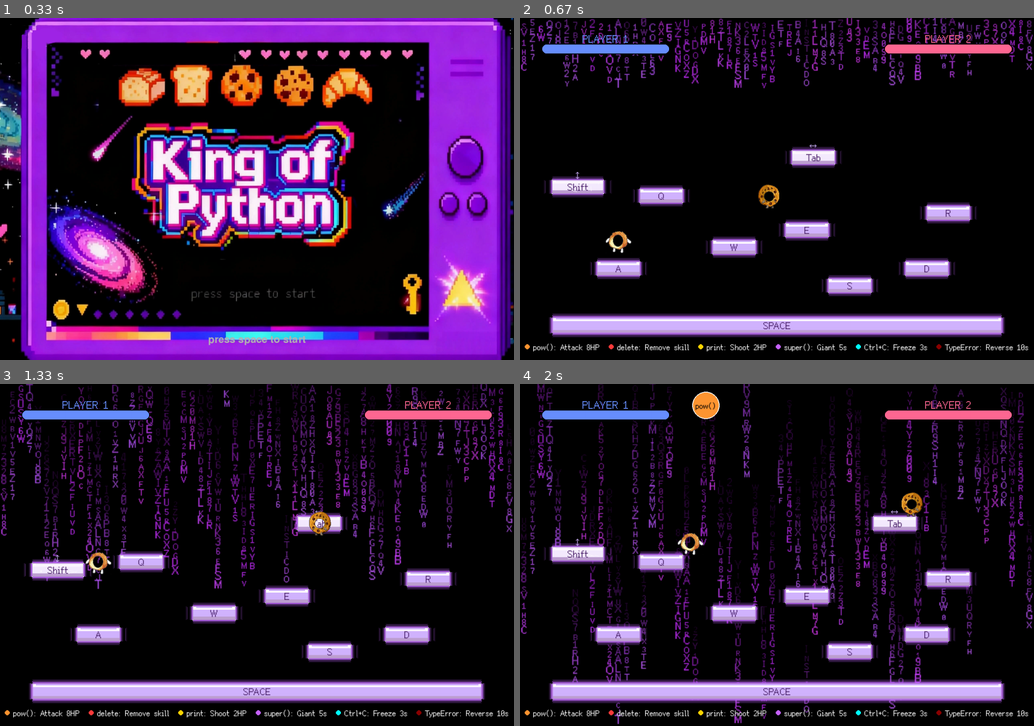
Above: before the commit, frames 1-4 (two rows, left to right).
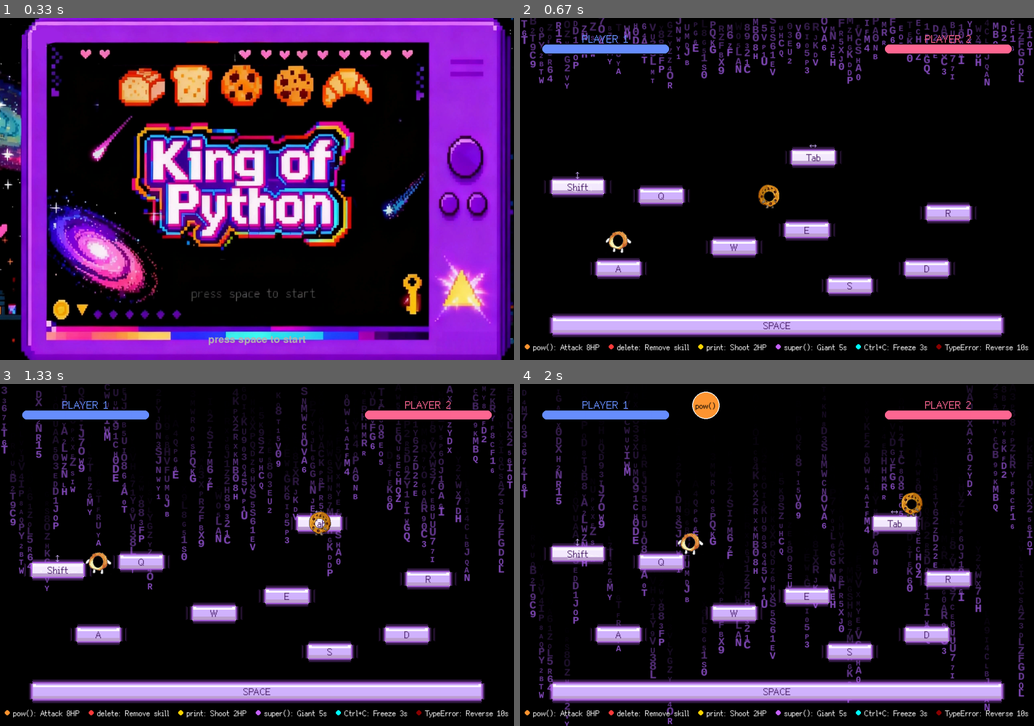
Above: after the commit, the same moments.

Repository: xueyu-coco/King-of-Python
Game: pygame game, started from main.py
Two runs of this game, one before a commit and one after it. Both use one fixed random seed, a clock stepped at 60 frames per second and the inputs below.
Inputs:
- Up to frame 1 (0.33 s): no input
- Up to frame 2 (0.67 s): tap S at 0.33 s
- Up to frame 3 (1.33 s): hold Right 0.67-1.13 s; hold Up from 1.17 s (still down); hold W from 1.17 s (still down)
- Up to frame 4 (2 s): release Up at 1.47 s; release W at 1.47 s; hold Right 1.5-1.97 s; hold D 1.5-1.97 s

Frame 1 is identical in both runs. In frame 2, 6.0% of the frame differs, in the area x 0-100%, y 0-21%; in frame 3, 13%; in frame 4, 14%, in the area x 0-100%, y 0-100%.

Commit message:
background: make backround_2 embed-friendly; set purple streams (181,104,255), increase opacity, and add intermittent short streams; switch main to use backround_2

Diff:
--- a/Backround/backround_1.py
+++ b/Backround/backround_1.py
@@ -135,7 +135,13 @@
             # 绘制字符（使用 alpha 调低亮度）
             if 0 <= char['y'] <= ch:
                 # render base text surface
-                text_surf = font.render(char['value'], True, color).convert_alpha()
+                # For pixel fonts, disable antialiasing to keep a crisp/blocky look;
+                # for non-pixel fonts prefer antialiasing for smoother glyphs.
+                try:
+                    antialias = False if module_is_pixel_font else True
+                except Exception:
+                    antialias = True
+                text_surf = font.render(char['value'], antialias, color).convert_alpha()
                 # apply alpha and scale
                 scale = char.get('scale', 1.0)
                 sw = max(1, int(text_surf.get_width() * scale))
@@ -263,14 +269,43 @@
 
 def main():
     global char_streams
-
     # Standalone runner: initializes pygame and creates a display
+    global module_font, module_is_pixel_font
     pygame.init()
     screen_local = pygame.display.set_mode((cw, ch), pygame.RESIZABLE)
     pygame.display.set_caption("Matrix Digital Rain")
 
     # create font
-    font = pygame.font.SysFont('couriernew', font_size, bold=True)
+    # Prefer the project's bundled pixel font for the standalone runner as
+    # well so that standalone visuals match the embedded background when
+    # the pixel font is available. Fall back to courier if not found.
+    font = None
+    try:
+        fonts_dir = os.path.abspath(os.path.join(os.path.dirname(__file__), '..', 'fonts'))
+        candidates = glob.glob(os.path.join(fonts_dir, 'ark-pixel-12px-proportional-*.otf'))
+        chosen = None
+        if candidates:
+            for p in candidates:
+                if 'latin' in os.path.basename(p).lower():
+                    chosen = p
+                    break
+            if chosen is None:
+                chosen = candidates[0]
+            font = pygame.font.Font(chosen, font_size)
+            module_font = font
+            module_is_pixel_font = True
+    except Exception:
+        font = None
+
+    if font is None:
+        try:
+            font = pygame.font.SysFont('couriernew', font_size, bold=True)
+            module_font = font
+            module_is_pixel_font = False
+        except Exception:
+            font = pygame.font.Font(None, font_size)
+            module_font = font
+            module_is_pixel_font = False
 
     # set our surface so draw() can use it
     set_surface(screen_local)
--- a/Backround/backround_2.py
+++ b/Backround/backround_2.py
@@ -8,22 +8,19 @@
 # the screen instead.
 cw, ch = 1200, 800
 screen = None
-
-# Color definitions: green-tone palette for matrix-like rain
-# Keep several green variants so streams vary while remaining green.
+bg_surface = None
+
+# Color definitions: purple-tone palette for code-style rain
+# Use a variety of purple/pink/lavender tones so streams vary while
+# remaining in the purple family.
 PALETTE = [
-    (10, 180, 60),   # vivid green
-    (30, 160, 70),   # medium green
-    (40, 200, 90),   # bright green
-    (20, 120, 40),   # deep green
-    (100, 220, 130), # pastel green
-    (0, 200, 120),   # teal-ish green
+    (181, 104, 255),
 ]
 BLACK = (0, 0, 0)
 
 # Alpha scale for stream transparency (0.0 = fully transparent, 1.0 = original)
-# Lower this value to make the streams more transparent.
-ALPHA_SCALE = 0.6
+# Increase this value to make the streams more opaque (less transparent).
+ALPHA_SCALE = 0.85
 
 # Character array - includes digits and uppercase letters similar to the reference image
 char_arr = list("0123456789ABCDEFGHIJKLMNOPQRSTUVWXYZ")
@@ -42,6 +39,8 @@
 # Compute number of columns
 columns = cw // font_size
 font = None
+module_font = None
+module_is_pixel_font = False
 
 class CharStream:
     def __init__(self, column):
@@ -165,28 +164,112 @@
     create_streams()
 
 def init(width=None, height=None):
-    """Initialize background subsystem. Call this after pygame.init().
-    Provide optional width/height (integers) to size the background.
+    """Initialize background subsystem. Signature accepts the same
+    optional parameters as `backround_1.init(width, height, create_display=False)`
+    so the module can be embedded by `main.py` without raising due to
+    unexpected kwargs. If create_display is True this will also create a
+    display surface.
     """
-    global cw, ch, columns, font
-    if width is not None:
-        cw = width
-    if height is not None:
-        ch = height
+    global cw, ch, columns, font, screen, bg_surface
+    # accept legacy signature create_display via kwargs if passed
+    # (main.py may call init(WIDTH, HEIGHT, create_display=False))
+    # so we detect and ignore unknown params in positional call.
+    cw = int(width) if width is not None else cw
+    ch = int(height) if height is not None else ch
     columns = max(1, cw // font_size)
+    # create display surface only when requested
+    # note: some callers pass create_display as a keyword; support both
+    # positional and keyword by reading from local frame if available
+    try:
+        # try to inspect calling args (if create_display provided as kw)
+        import inspect
+        frame = inspect.currentframe()
+        args, _, kwargs, _ = inspect.getargvalues(frame)
+    except Exception:
+        kwargs = {}
+    create_display = kwargs.get('create_display', False)
+    # if create_display requested, initialize pygame display
+    if create_display:
+        try:
+            pygame.init()
+            screen = pygame.display.set_mode((cw, ch), pygame.RESIZABLE)
+        except Exception:
+            screen = None
+    # recreate internal bg surface if we have a screen
+    try:
+        if screen is not None:
+            bg_surface = pygame.Surface((cw, ch), pygame.SRCALPHA)
+    except Exception:
+        bg_surface = None
     # ensure font is created (requires pygame.font.init() which is
     # available after pygame.init())
     try:
         font = pygame.font.SysFont('couriernew', font_size, bold=True)
     except Exception:
-        # fallback to default font
         font = pygame.font.Font(None, font_size)
+    create_streams()
+
+def set_surface(surface):
+    """Set an external surface as the rendering target (safe for embedding).
+
+    This mirrors the API in `backround_1` so `main.py` can call
+    `background.set_surface(screen)` for either background module.
+    """
+    global screen, cw, ch, columns, bg_surface
+    screen = surface
+    try:
+        w, h = surface.get_size()
+        cw, ch = int(w), int(h)
+        columns = max(1, cw // font_size)
+    except Exception:
+        pass
+    try:
+        bg_surface = pygame.Surface((cw, ch), pygame.SRCALPHA)
+    except Exception:
+        bg_surface = None
     create_streams()
 
 def update(current_time):
     """Update background animation state. Pass pygame.time.get_ticks()."""
     for stream in char_streams:
         stream.update(current_time)
+
+    # Occasionally add streams when under the max count (same as standalone)
+    if len(char_streams) < max_char_count and random.random() < 0.02:
+        available_columns = set(range(columns)) - set(s.column for s in char_streams)
+        if available_columns:
+            col = random.choice(list(available_columns))
+            new_stream = CharStream(col)
+            char_streams.append(new_stream)
+
+    # Randomly remove some streams for dynamics
+    if char_streams and random.random() < 0.01:
+        char_streams.pop(random.randint(0, len(char_streams) - 1))
+
+    # Additionally spawn occasional short single-column streams so that
+    # isolated drops still occur even after most streams have fallen.
+    # Use a higher spawn chance when no streams are present.
+    spawn_chance = 0.06 if not char_streams else 0.015
+    if random.random() < spawn_chance:
+        available_columns = set(range(columns)) - set(s.column for s in char_streams)
+        if available_columns:
+            col = random.choice(list(available_columns))
+            s = CharStream(col)
+            # make it a short transient stream
+            s.stream_length = random.randint(2, 6)
+            # rebuild initial chars to match the short length
+            s.chars = []
+            for i in range(s.stream_length):
+                chval = {
+                    'value': random.choice(char_arr),
+                    'y': -i * font_size,
+                    'bright': False,
+                    'scale': random.uniform(SCALE_MIN, SCALE_MAX),
+                }
+                s.chars.append(chval)
+            # make short streams slightly faster
+            s.speed = random.uniform(max(stream_speed_min, 3.5), stream_speed_max + 2)
+            char_streams.append(s)
 
 def draw(surface):
     """Draw background onto the provided surface."""
--- a/main.py
+++ b/main.py
@@ -11,7 +11,7 @@
 from entities.projectile import Projectile
 from entities.platform import KeyPlatform
 from final.score import play_score_animation
-from Backround import backround_1 as background
+from Backround import backround_2 as background
 from Start.StartGame import run_start
 
 try:
